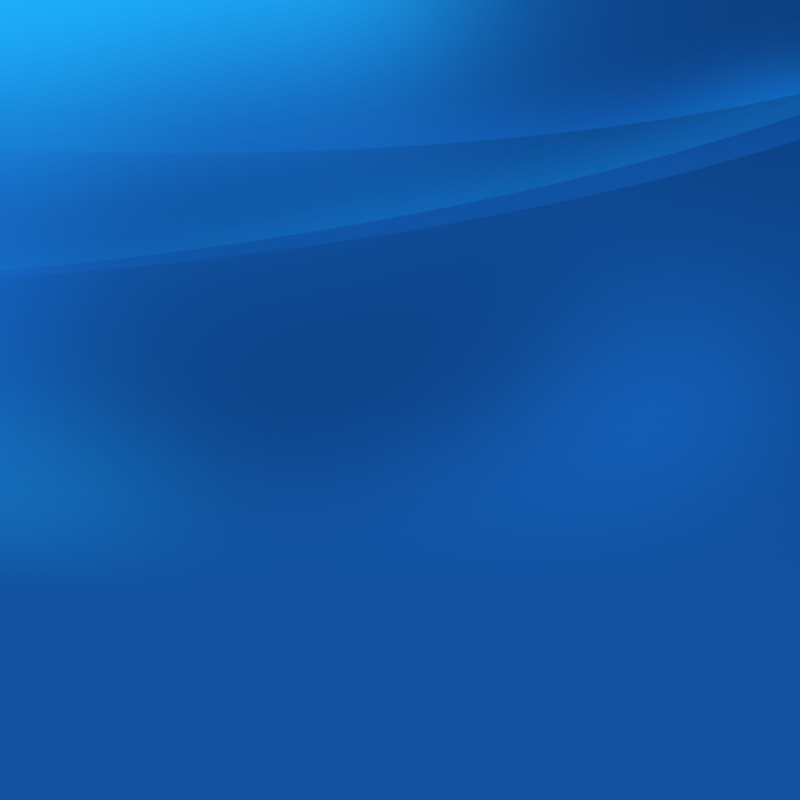
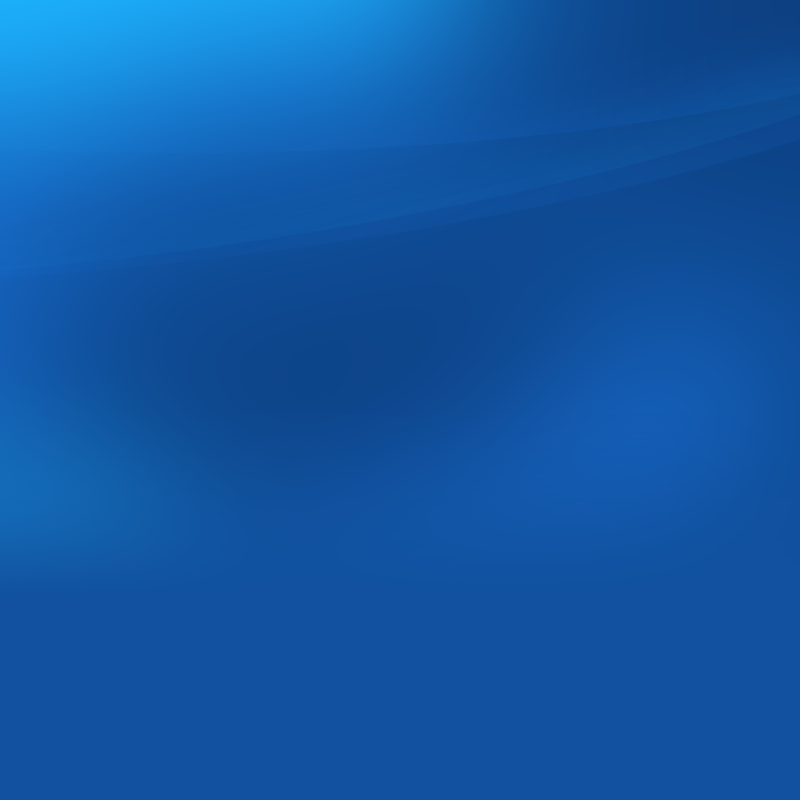
The second (800, 800) image is a revision of the first. Changes to its layers:
"Layer 1 copy 2": opacity 40% → 17% over [0, 27, 800, 277]
"Layer 1 copy": opacity 40% → 17% over [78, 26, 800, 263]
"Layer 1": opacity 40% → 17% over [193, 26, 800, 153]
